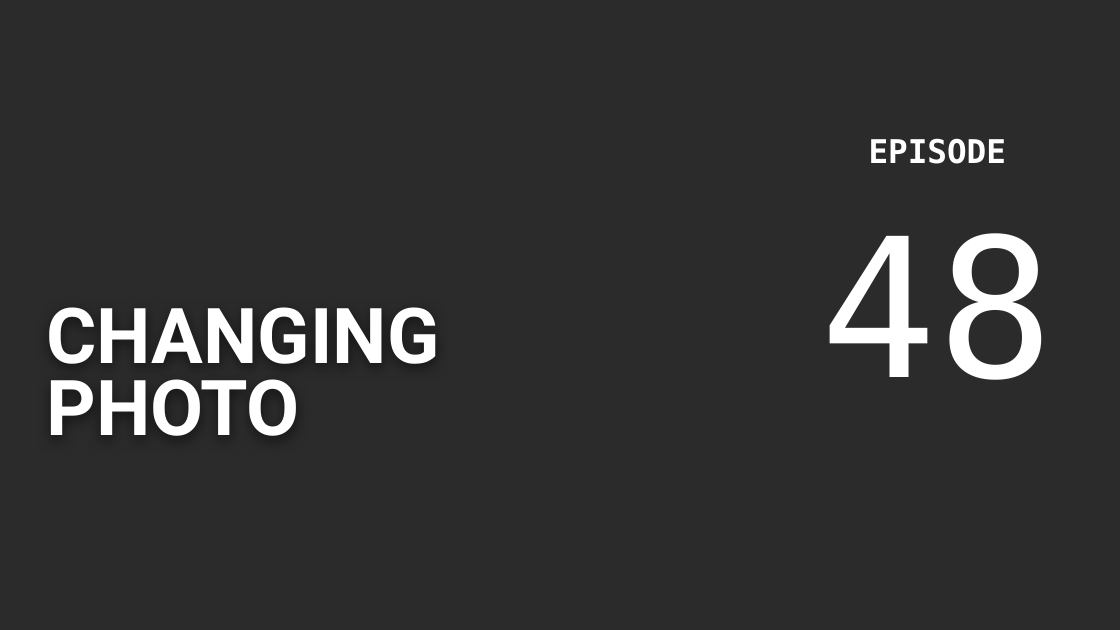
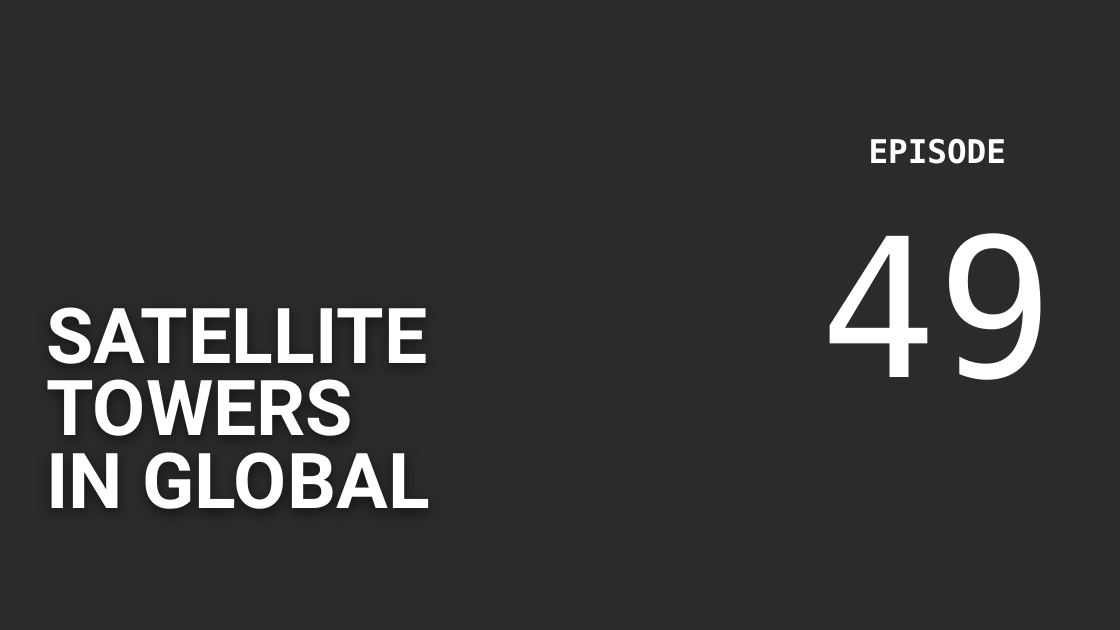
Before and after one commit to vjdyofficial/EchoRidgeDelora, a slide deck: slide 1 of assets/Thumbnail.pptx. Drawn at 1120x630 pixels with LibreOffice and Linux fonts; fonts in the diff are those of the drawing; background and template pictures are left out; a plain dark background stands for a picture behind light text. Boxes give left, top, right and bottom in pixels: in the first picture for what was removed or moved away, otherwise in the second. Text is boxed around its words. In the diff, an @@ line names an element or a change of style, - is before the commit and + after.

```diff
--- a/assets/Thumbnail.pptx
+++ b/assets/Thumbnail.pptx
@@ text at (821, 233, 1054, 380): text changed @@
-48
+49
@@ text at (46, 307, 429, 509): text changed @@
-CHANGING
-PHOTO
+SATELLITE
+TOWERS
+IN GLOBAL
```
Also in this commit, not shown: 5 other files.
